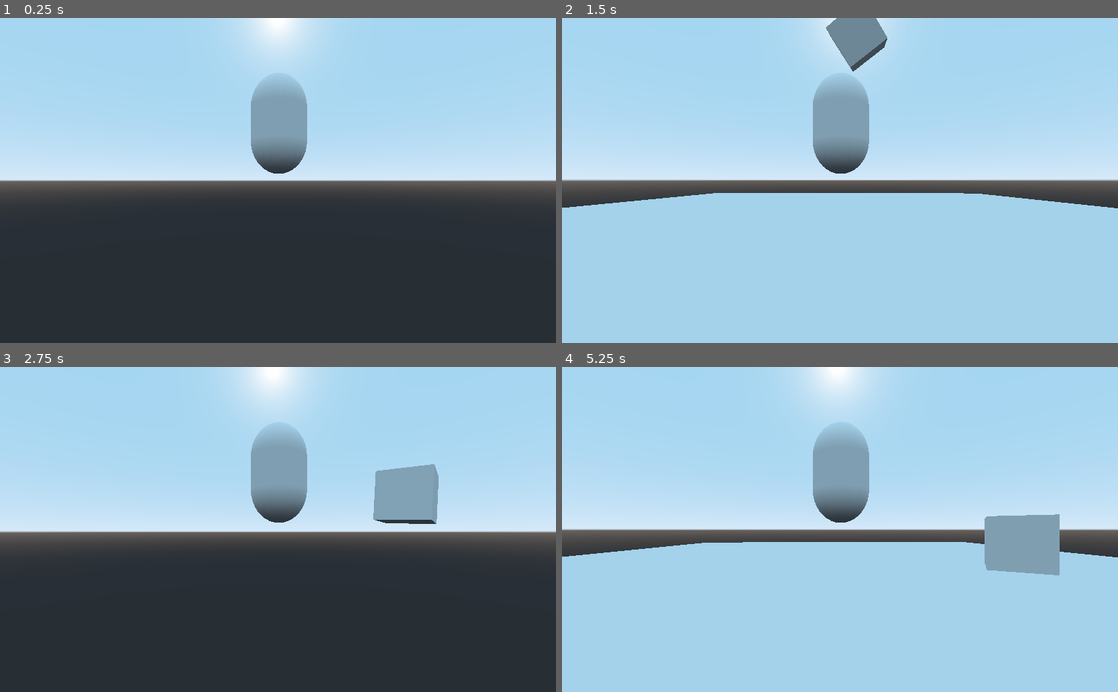
Above: before the commit, frames 1-4 (two rows, left to right).
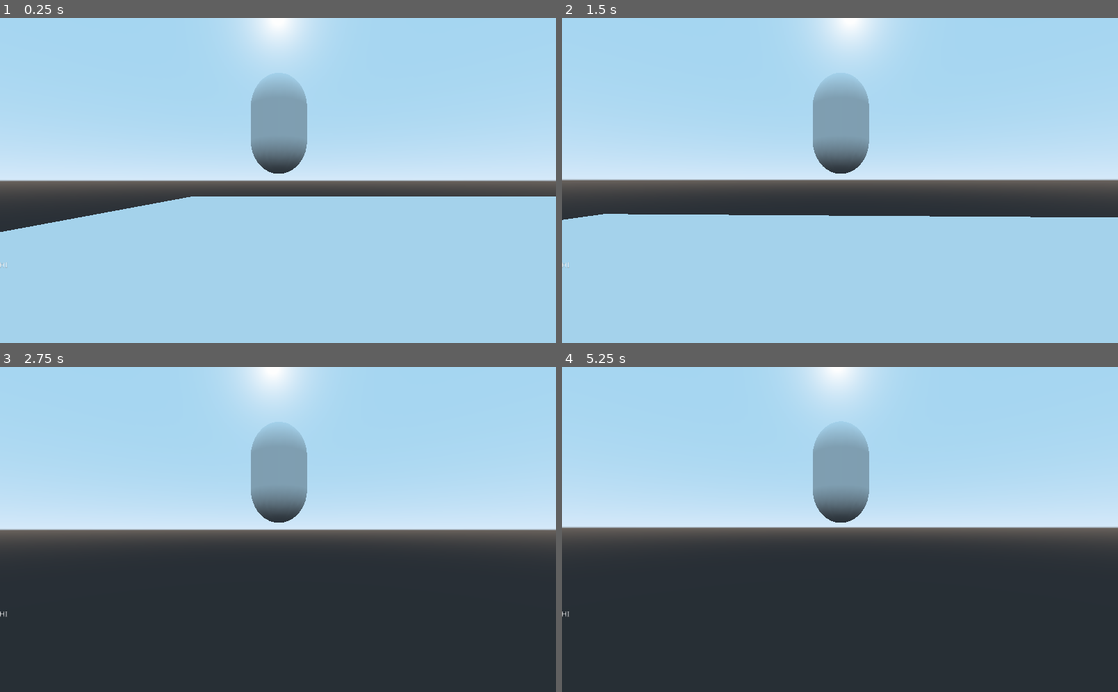
Above: after the commit, the same moments.

Repository: Orrickl/Godot3dgame2024
Game: Godot game, scene res://Level.tscn
Same seed, same stepped clock (60 frames per second), same inputs: the game is played once before the commit and once after it.
Inputs (mouse positions are in pixels of both pictures, inside the frame that each line leads up to):
- Up to frame 1 (0.25 s): no input
- Up to frame 2 (1.5 s): move the mouse to (867, 180) at 0.52 s; hold W (forward) from 0.53 s (still down); tap Space (jump) at 0.77 s; move the mouse to (812, 180) at 1.27 s
- Up to frame 3 (2.75 s): keep holding W (forward); tap Space (jump) at 1.52 s; move the mouse to (289, 523) at 2.02 s
- Up to frame 4 (5.25 s): keep holding W (forward); move the mouse to (834, 536) at 2.77 s; tap Space (jump) at 3.02, 3.77, 4.52 s; move the mouse to (878, 532) at 3.52 s; tap Enter at 4.25 s; move the mouse to (795, 526) at 4.27 s; move the mouse to (845, 529) at 5.02 s

The runs differ from the first frame. In frame 1, 43% of the frame differs, in the area x 0-100%, y 54-100%; in frame 2, 7.4%; in frame 3, 3.0%; in frame 4, 47%, in the area x 0-100%, y 21-100%.

Commit message:
changed movement + some text

Diff:
--- a/CameraJoint.gd
+++ b/CameraJoint.gd
@@ -12,7 +12,7 @@
 func _unhandled_input(event: InputEvent) -> void:
 	if event is InputEventMouseMotion:
 		rotation_degrees.x -= event.relative.y * mouse_sensitivity
-		rotation_degrees.x = clamp(rotation_degrees.x, -90.0, 30.0)
+		rotation_degrees.x = clamp(rotation_degrees.x, -30.0, 0.0)
 
 		rotation_degrees.y -= event.relative.x * mouse_sensitivity
 		rotation_degrees.y = wrapf(rotation_degrees.y, 0.0, 360.0)
--- a/Level.tscn
+++ b/Level.tscn
@@ -33,7 +33,7 @@
 mesh = SubResource( 2 )
 
 [node name="StaticBody" type="StaticBody" parent="."]
-transform = Transform( 1, 0, 0, 0, 1, 0, 0, 0, 1, -0.139035, -0.959228, -0.173227 )
+transform = Transform( 15, 0, 0, 0, 1, 0, 0, 0, 1, 215, -1, 0 )
 
 [node name="CollisionShape" type="CollisionShape" parent="StaticBody"]
 shape = SubResource( 3 )
@@ -41,21 +41,31 @@
 [node name="MeshInstance" type="MeshInstance" parent="StaticBody"]
 mesh = SubResource( 4 )
 
-[node name="KinematicBody" type="KinematicBody" parent="."]
-transform = Transform( 1, 0, 0, 0, 1, 0, 0, 0, 1, 0, 2.38419e-07, 0 )
+[node name="player" type="KinematicBody" parent="."]
+transform = Transform( 1, 0, 0, 0, 1, 0, 0, 0, 1, 0, 3.52681, 0 )
 script = ExtResource( 2 )
 
-[node name="PlayerShape" type="CollisionShape" parent="KinematicBody"]
+[node name="PlayerShape" type="CollisionShape" parent="player"]
 transform = Transform( 1, 0, 0, 0, -4.37114e-08, -1, 0, 1, -4.37114e-08, 0.0465719, 2.87057, 0.0713272 )
 shape = SubResource( 5 )
 
-[node name="MeshInstance" type="MeshInstance" parent="KinematicBody/PlayerShape"]
+[node name="MeshInstance" type="MeshInstance" parent="player/PlayerShape"]
 transform = Transform( 1.437, 0, 0, 0, 1.505, 0, 0, 0, 1.687, 0, 0, 0 )
 mesh = SubResource( 6 )
 
-[node name="SpringArm" type="SpringArm" parent="KinematicBody"]
+[node name="SpringArm" type="SpringArm" parent="player"]
+transform = Transform( 1, 0, 0, 0, 1, 0, 0, 0, 1, 0, 4.55417, 0 )
 spring_length = 12.0
 margin = 0.2
 script = ExtResource( 3 )
 
-[node name="Camera" type="Camera" parent="KinematicBody/SpringArm"]
+[node name="Camera" type="ClippedCamera" parent="player/SpringArm"]
+far = 2222.0
+
+[node name="Label" type="Label" parent="."]
+margin_left = -1.0
+margin_top = 450.0
+margin_right = 1022.0
+margin_bottom = 598.0
+text = "HI
+"
--- a/Player.gd
+++ b/Player.gd
@@ -4,7 +4,7 @@
 # Declare member variables here. Examples:
 # var a = 2
 # var b = "text"
-export var speed := 0.01
+export var speed := 18
 export var jump_strength := 20.0
 export var gravity := 50.0
 
@@ -18,11 +18,13 @@
 	var move_direction := Vector3.ZERO
 	move_direction.x = Input.get_action_strength("right") - Input.get_action_strength("left")
 	move_direction.z = Input.get_action_strength("back") - Input.get_action_strength("forward")
-	move_direction = move_direction.rotated(Vector3.UP, _spring_arm.rotation.y).normalized()
+	move_direction = move_direction.rotated(Vector3.UP, _spring_arm.rotation.y)
 
 	_velocity.x = move_direction.x * speed
 	_velocity.z = move_direction.z * speed
+
 	_velocity.y -= gravity * delta
+
 
 	var just_landed := is_on_floor() and _snap_vector == Vector3.ZERO
 	var is_jumping := is_on_floor() and Input.is_action_just_pressed("jump")
@@ -39,6 +41,3 @@
 
 func _process(_delta: float) -> void:
 	_spring_arm.translation = translation
-
-func _ready():
-	pass # Replace with function body.
